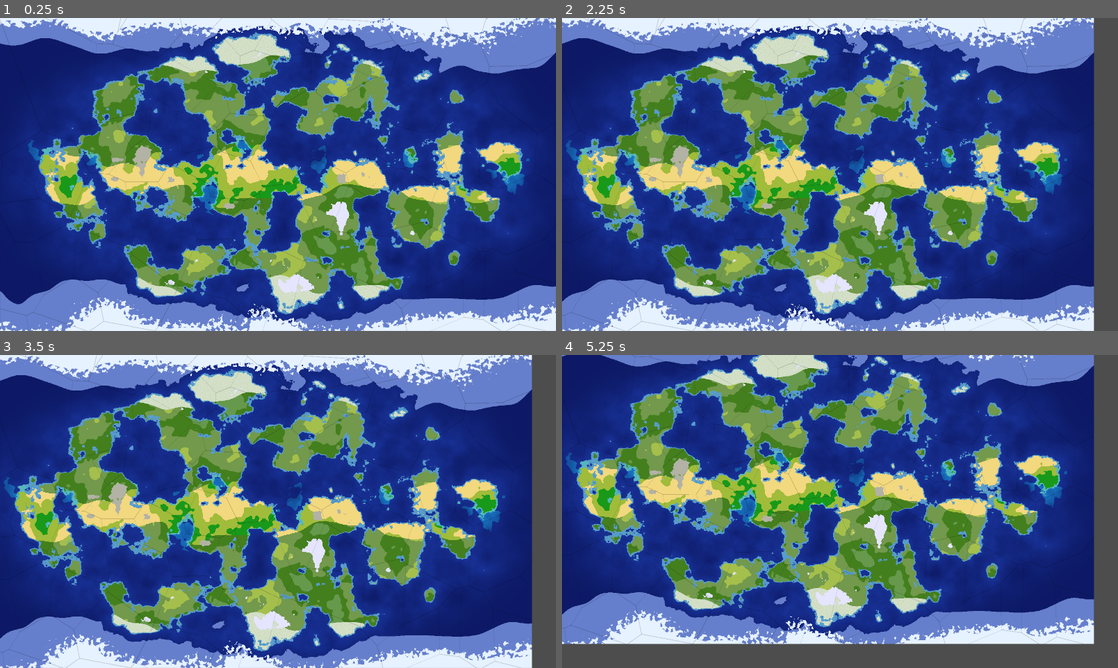
Above: before the commit, frames 1-4 (two rows, left to right).
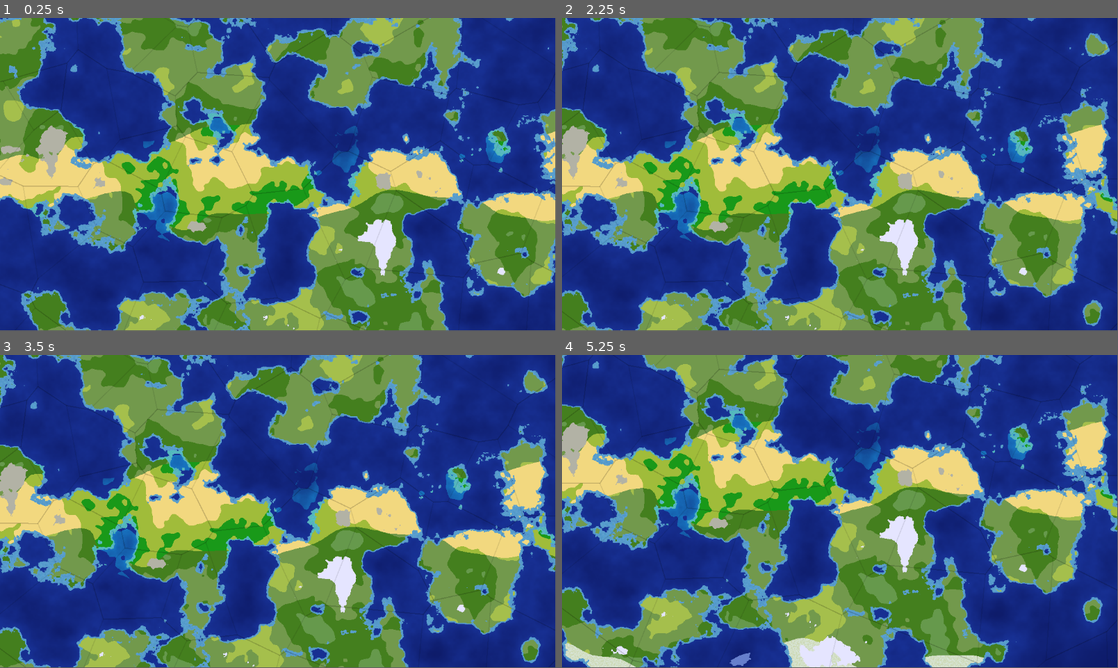
Above: after the commit, the same moments.

Repository: KrakeKrake/godot-sim-mapping
Game: Godot game, scene res://ground_map.tscn
The game is run twice, just before and just after one commit, with the same random seed, the same clock (stepped at 60 frames per second) and the same inputs. After the commit the project has no main scene; this scene is started directly in both runs.
Inputs (mouse positions are in pixels of both pictures, inside the frame that each line leads up to):
- Up to frame 1 (0.25 s): no input
- Up to frame 2 (2.25 s): drag from (1101, 93) to (812, 227) at 0.52 s; drag from (812, 227) to (1101, 93) at 1.27 s; move the mouse to (678, 33) at 2.02 s; hold Right (ui_right) from 2.03 s (still down); click (678, 33) at 2.17 s
- Up to frame 3 (3.5 s): release Right (ui_right) at 2.75 s; drag from (0, 608) to (227, 564) at 2.77 s
- Up to frame 4 (5.25 s): drag from (745, 439) to (656, 370) at 3.52 s; drag from (662, 627) to (656, 370) at 4.27 s; move the mouse to (1001, 545) at 5.02 s; hold Down (ui_down) from 5.03 s (still down); click (1001, 545) at 5.17 s
In our replay, the window is 800x450 before the commit and 799x449 after it. These sizes can differ from the game's own. Grey fills any space a smaller window leaves; there, only what the larger window draws over its background counts as a difference.

The runs differ from the first frame. In frame 1, 76% of the frame differs, in the area x 0-100%, y 0-100%; in frame 2, 77%; in frame 3, 77%; in frame 4, 78%.

Commit message:
Archived previous attempts, and instaed am now using voronoi and flood fill for borders only. Using noise voronoi hybrid for where plates meet, and noise for more detail

Diff:
--- /dev/null
+++ b/map.gd
@@ -0,0 +1,329 @@
+extends Node2D
+
+# The exports that are needed to describe the basics of any map
+
+# y by x because... wait idk.
+@export var MAP_SIZE: Vector2i
+@export var PLATE_COUNT: int = 5
+@export var view_debug_steps: bool = false
+@export var colour_gradient: Gradient
+
+
+# Called when the node enters the scene tree for the first time.
+func _ready() -> void:
+	gen_planet()
+
+
+
+
+#region funcs calling funcs
+
+signal plate_gen_complete
+var _plate_thread: Thread
+func gen_planet() -> void:
+	_plate_thread = Thread.new()
+	_plate_thread.start(generate_plates)
+
+func generate_plates() -> void:
+	seed_points()
+	print("Points seeded")
+	flood_fill()
+	print("Flood filled")
+	base_tectonic_elevations()
+	print("Elevations set")
+	setup_noise()
+	print("Noise setup")
+	add_noise_to_elevation()
+	print("Added noise to elevation map")
+	apply_plate_boundary_effects()
+	print("Added noise to elevation map")
+	call_deferred("on_plate_gen_complete")
+
+func on_plate_gen_complete():
+	_plate_thread.wait_to_finish()
+	visualise_elevation()
+	print("Elevation visualised")
+	plate_gen_complete.emit()
+
+#endregion
+
+#region Voronoi Seeding
+var plate_id_map: Array = []
+var plates: Dictionary = {}
+var elevation_map: Array = []
+
+## Seed points on the map size in such a way they are always far away from other points
+func seed_points():
+	# Initilise the plate id map
+	for x in MAP_SIZE.x:
+		plate_id_map.append([])
+		for y in MAP_SIZE.y:
+			plate_id_map[x].append(-1)
+
+	create_plate(0, Vector2i(randi_range(0, MAP_SIZE.x-1), randi_range(0, MAP_SIZE.y-1)))
+	for i in range(1, PLATE_COUNT):
+
+		var best_pos = Vector2i.ZERO
+		var best_dist = -1.0
+		for j in range(50):
+			var candidate_position = Vector2i(randi_range(0, MAP_SIZE.x-1), randi_range(0, MAP_SIZE.y-1))
+			var dist_to_nearest_plate = INF
+			for plate_i in plates:
+				var plate = plates[plate_i]
+				var distance: float = Vector2(candidate_position - plate.seed_point).length()
+				if distance < dist_to_nearest_plate:
+					dist_to_nearest_plate = distance
+			if dist_to_nearest_plate > best_dist:
+				best_dist = dist_to_nearest_plate
+				best_pos = candidate_position
+		create_plate(i, best_pos)
+
+var warp_noise: FastNoiseLite = FastNoiseLite.new()
+func get_warped_plate(x: int, y: int) -> int:
+	var warp_strength = 120.0
+	var wx = x + warp_noise.get_noise_2d(x * 0.3, y * 0.3) * warp_strength
+	var wy = y + warp_noise.get_noise_2d(x * 0.3 + 500, y * 0.3 + 500) * warp_strength
+	var sx = clamp(int(wx), 0, MAP_SIZE.x - 1)
+	var sy = clamp(int(wy), 0, MAP_SIZE.y - 1)
+	return plate_id_map[sx][sy]
+
+func base_tectonic_elevations() -> void:
+	# Initialise the elevation map
+
+	for x in MAP_SIZE.x:
+		elevation_map.append([])
+		for y in MAP_SIZE.y:
+			elevation_map[x].append(null)
+
+	for x in MAP_SIZE.x:
+		for y in MAP_SIZE.y:
+			var plate = plates[get_warped_plate(x, y)]
+			elevation_map[x][y] = -1000.0 if plate.oceanic else 150.0
+
+
+var boundary_distance_map: Array = []
+var nearest_boundary_map: Array = []
+func build_boundary_distance_map() -> void:
+	# initialise the map
+	for x in MAP_SIZE.x:
+		boundary_distance_map.append([])
+		nearest_boundary_map.append([])
+		for y in MAP_SIZE.y:
+			boundary_distance_map[x].append(-1.0)
+			nearest_boundary_map[x].append(Vector2i(-1, -1))
+
+	# *First* queue up all the boundaries
+
+	var queue: Array = []
+	for x in MAP_SIZE.x:
+		for y in MAP_SIZE.y:
+			for neighbour in get_neighbours(Vector2i(x, y)):
+				if plate_id_map[x][y] != plate_id_map[neighbour.x][neighbour.y]:
+					nearest_boundary_map[x][y] = Vector2i(x, y)
+					boundary_distance_map[x][y] = 0.0
+					queue.append(Vector2i(x, y))
+					break
+
+	#Then do math on them
+	while queue.size() > 0:
+		var cell = queue.pop_front()
+		for neighbour in get_neighbours(cell):
+			if boundary_distance_map[neighbour.x][neighbour.y] == -1.0:
+				# Propagate the nearest boundary position, not hop count
+				nearest_boundary_map[neighbour.x][neighbour.y] = nearest_boundary_map[cell.x][cell.y]
+				# Real distance to the boundary cell
+				var boundary_pos = nearest_boundary_map[cell.x][cell.y]
+				boundary_distance_map[neighbour.x][neighbour.y] = distance_all_ways(neighbour, boundary_pos).dist
+				queue.append(neighbour)
+
+## Return the distance (after check all ways)
+## Returns best_dist, dx, dy.
+func distance_all_ways(point_a: Vector2i, point_b: Vector2i) -> Dictionary:
+	# Change in distance in x and y
+	var dx: float = point_b.x - point_a.x
+	var dy: float = point_b.y - point_a.y
+
+	# We ignore why because the the tops of the world do not connect
+	# The sides do
+	var dx_direct = dx
+	var dx_left = dx - MAP_SIZE.x
+	var dx_right = dx + MAP_SIZE.x
+
+	# The "best" distance to it, both left and right directions get returned
+	var best_dx = dx_direct
+	if abs(dx_left) < abs(best_dx): best_dx = dx_left
+	if abs(dx_right) < abs(best_dx): best_dx = dx_right
+
+	# Calculate final distance
+	var dist = sqrt(best_dx * best_dx + dy * dy)
+	return {"dist": dist, "dx": best_dx, "dy": dy}
+
+func apply_plate_boundary_effects() -> void:
+	build_boundary_distance_map()
+	var ridge_noise: FastNoiseLite = FastNoiseLite.new()
+	ridge_noise.fractal_type = FastNoiseLite.FRACTAL_RIDGED
+	ridge_noise.frequency = 0.008
+
+	for x in MAP_SIZE.x:
+		for y in MAP_SIZE.y:
+			var dist = boundary_distance_map[x][y]
+			var max_influence = 10.0
+
+			if dist > max_influence: continue
+
+			# Falloff: strong at boundary, zero at max_influence
+			var Falloff = 1.0 - clamp(dist / max_influence, 0.0, 1.0)
+			Falloff = Falloff * Falloff
+
+			# Ridged noise: abs() of normal noise flipped gives ridges at 0-crossings
+			var n = abs(ridge_noise.get_noise_2d(x, y))
+
+			var plate = plates[get_warped_plate(x, y)]
+			if plate.oceanic:
+				n = (n * 2) - 1.0
+				elevation_map[x][y] += Falloff * n * 400.0
+			else:
+				n = (n * 2) - 0.4
+				elevation_map[x][y] += Falloff * n * 2500.0
+
+
+## Create a plate with a seed point.
+## It append the plates array with:
+## id, seed_point, oceanic
+## And turns the plate id at the seed position to it's own
+func create_plate(id: int, seed_point: Vector2i, oceanic: bool = randf() > 0.35):
+	var plate = {
+		"id": id,
+		"seed_point": seed_point,
+		"oceanic": oceanic
+	}
+	plates[id] = plate
+	plate_id_map[seed_point.x][seed_point.y] = id
+
+## Flood fill from the plates array
+func flood_fill() -> void:
+	# The nigbours of each pixel. Not diagonal bcs... well they arent technically neighbours.
+	# So the queue is a list of pixels that have been claimed
+	# But havent checked their neighbours yet. One all their neighborus are checked (and claimed)
+	# That is removed from the queue.
+
+	var queue = []
+	for plate_i in plates:
+		var plate = plates[plate_i]
+		var seed_pos: Vector2i = plate.seed_point
+
+		plate_id_map[seed_pos.x][seed_pos.y] = plate.id
+		queue.append(seed_pos)
+
+	# While the queue has stuff in it go and check each one's neighbours
+	var steps = 0
+	while queue.size() > 0:
+		var cell_pos: Vector2i = queue.pop_front()
+
+		for cell in get_neighbours(cell_pos):
+			# if not in_bounds(cell): continue
+
+			# If they are claimed (I.e not -1), then skip also
+			if plate_id_map[cell.x][cell.y] != -1: continue
+			# So they are in bounds and not claimed, it's ours! Go <insert plate id>!
+			plate_id_map[cell.x][cell.y] = plate_id_map[cell_pos.x][cell_pos.y]
+			queue.append(cell)
+			steps += 1
+			if steps % 500 == 0:
+				queue.shuffle()
+				if view_debug_steps and steps % 6000 == 0 and not _plate_thread.is_started():
+					visualise_plate_id_map()
+					await get_tree().process_frame
+
+# Get neighbours including warpping around the world.
+func get_neighbours(coords: Vector2i) -> Array[Vector2i]:
+	var neighbours: Array[Vector2i] = []
+	for offset in [Vector2i(1,0), Vector2i(-1,0), Vector2i(0,1), Vector2i(0,-1)]:
+		var neighbour: Vector2i = coords + offset
+		if neighbour.y < 0 or neighbour.y >= MAP_SIZE.y: continue
+		if neighbour.x < 0:
+			neighbour.x = MAP_SIZE.x - 1
+		elif neighbour.x >= MAP_SIZE.x:
+			neighbour.x = 0
+		neighbours.append(neighbour)
+	return neighbours
+
+#endregion
+
+#region Noise and elevation
+var elevation_noise: FastNoiseLite
+
+var elevation_ocean_noise: FastNoiseLite
+
+func setup_noise() -> void:
+	# Do the setuip for elevation noise
+	# Seed is there so if I really like one I can keep it, random by default iirc.
+	elevation_noise = FastNoiseLite.new()
+	elevation_noise.frequency = 0.005
+	elevation_noise.seed = randi()
+
+	elevation_ocean_noise = FastNoiseLite.new()
+	elevation_ocean_noise.frequency = 0.002
+	elevation_ocean_noise.seed = randi()
+
+func add_noise_to_elevation() -> void:
+	pass
+	#for x in MAP_SIZE.x:
+		#for y in MAP_SIZE.y:
+			## Large scale (continental shape) + small scale (local detail)
+			#var large = elevation_noise.get_noise_2d(x, y) * 1200.0
+			#var detail = elevation_noise.get_noise_2d(x * 4.0, y * 4.0) * 300.0
+			#elevation_map[x][y] += large + detail
+
+#endregion
+
+#region Visual debugging
+
+var plate_id_image: Image
+var elevation_image: Image
+var plate_colours: Array[Color] = []
+@onready var tex: ImageTexture = ImageTexture.create_from_image(Image.create(MAP_SIZE.x, MAP_SIZE.y, false, Image.FORMAT_RGB8))
+
+func setup_debug_views():
+	for i in range(PLATE_COUNT):
+		plate_colours.append(Color(randf(), randf(), randf()))
+	plate_colours.append(Color(1.0, 1.0, 1.0))
+	$Sprite2D.texture = tex
+
+func visualise_plate_id_map():
+	if not view_debug_steps: setup_debug_views()
+	plate_id_image = Image.create(MAP_SIZE.x, MAP_SIZE.y, false, Image.FORMAT_RGB8)
+	for x in MAP_SIZE.x:
+		for y in MAP_SIZE.y:
+			var plate_colour = plate_colours[plate_id_map[x][y]]
+			plate_id_image.set_pixel(x, y, plate_colour)
+	tex.update(plate_id_image)
+
+
+func visualise_elevation():
+	if not view_debug_steps: setup_debug_views()
+	var min_elev = INF
+	var max_elev = -INF
+
+	for x in MAP_SIZE.x:
+		for y in MAP_SIZE.y:
+			var elev_at_point: float = elevation_map[x][y]
+			if elev_at_point > max_elev:
+				max_elev = elev_at_point
+			elif elev_at_point < min_elev:
+				min_elev = elev_at_point
+
+	var elev_range = max_elev - min_elev
+	print(elev_range)
+
+	elevation_image = Image.create(MAP_SIZE.x, MAP_SIZE.y, false, Image.FORMAT_RGB8)
+	for x in MAP_SIZE.x:
+		for y in MAP_SIZE.y:
+			var t = clamp((elevation_map[x][y] - min_elev) / elev_range, 0.0, 1.0)
+			elevation_image.set_pixel(x, y, colour_gradient.sample(t))
+			if elevation_map[x][y] <= 0:
+				elevation_image.set_pixel(x, y, Color.BLUE)
+
+
+	tex.update(elevation_image)
+#endregion
--- /dev/null
+++ b/map.tscn
@@ -0,0 +1,17 @@
+[gd_scene format=3 uid="uid://b7msi2fmisout"]
+
+[ext_resource type="Script" uid="uid://bkjkg6xbo8ieq" path="res://map.gd" id="1_c7s6e"]
+
+[sub_resource type="Gradient" id="Gradient_c7s6e"]
+offsets = PackedFloat32Array(0, 0.41615853, 0.5259146, 0.70579267, 0.8734756)
+colors = PackedColorArray(2.3102762e-06, 0, 0.6606867, 1, 0.8111881, 0.6912312, 0, 1, 0, 1, 0, 1, 0.16716614, 0.31052625, 0.11702522, 1, 1, 0.78467387, 0.74898803, 1)
+
+[node name="Map" type="Node2D" unique_id=1363439147]
+script = ExtResource("1_c7s6e")
+MAP_SIZE = Vector2i(1024, 512)
+PLATE_COUNT = 21
+colour_gradient = SubResource("Gradient_c7s6e")
+
+[node name="Sprite2D" type="Sprite2D" parent="." unique_id=1957844924]
+texture_filter = 1
+position = Vector2(556, 303)
--- a/project.godot
+++ b/project.godot
@@ -8,33 +8,14 @@
 
 config_version=5
 
-[animation]
-
-compatibility/default_parent_skeleton_in_mesh_instance_3d=true
-
 [application]
 
-config/name="Mapping!s"
-run/main_scene="uid://dgn0fcasdw4pe"
-config/features=PackedStringArray("4.6", "Forward Plus")
-config/icon="res://archived ideas/icon.svg"
-boot_splash/minimum_display_time=500
-
-[display]
-
-window/size/viewport_width=1920
-window/size/viewport_height=1080
-window/stretch/mode="viewport"
-
-[dotnet]
-
-project/assembly_name="New Game Project"
+config/features=PackedStringArray("4.6")
 
 [physics]
 
-2d/run_on_separate_thread=true
+3d/physics_engine="Jolt Physics"
 
 [rendering]
 
-anti_aliasing/quality/msaa_2d=3
-anti_aliasing/quality/screen_space_aa=1
+rendering_device/driver.windows="d3d12"
Not shown: 1 places in archived ideas/ground_province.tscn that only renumber resources
